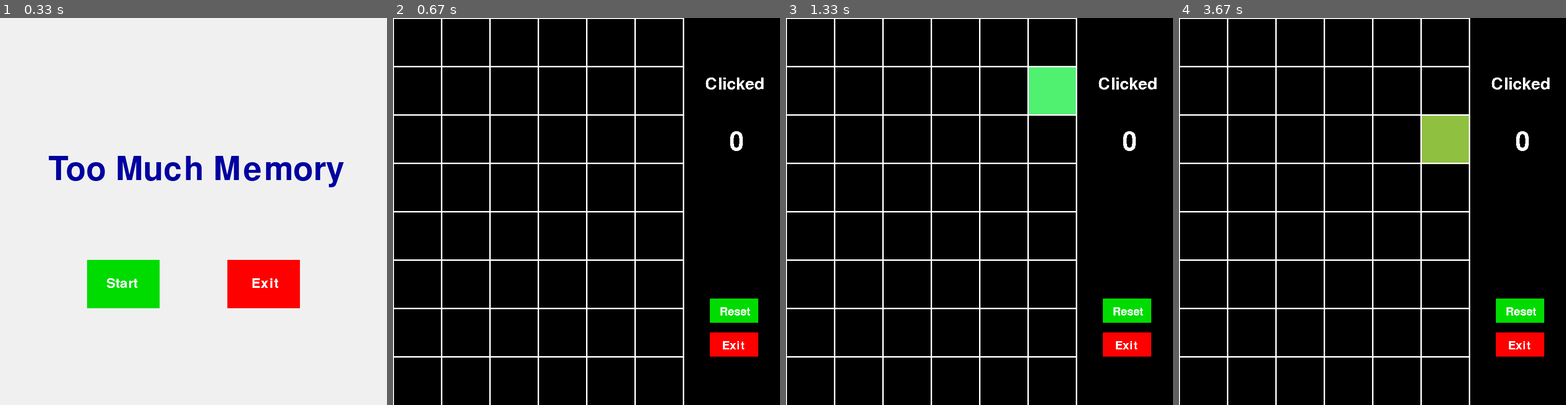
Above: before the commit, frames 1-4 (left to right).
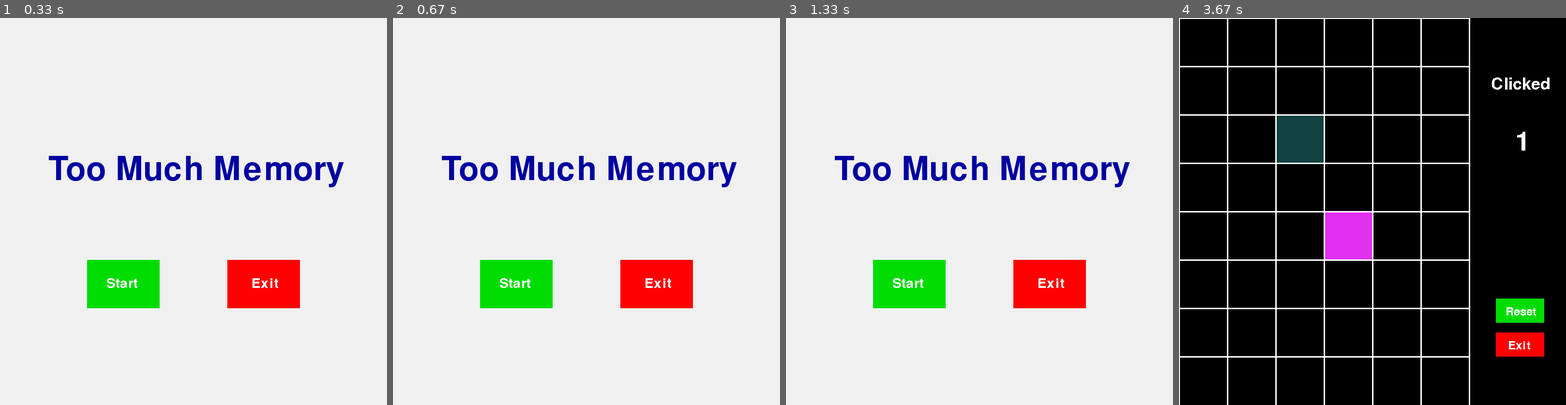
Above: after the commit, the same moments.

Repository: marttp/TooMuchMemory_Pygame
Game: pygame game, started from Main.py
The game is run twice, just before and just after one commit, with the same random seed, the same clock (stepped at 60 frames per second) and the same inputs.
Inputs (mouse positions are in pixels of both pictures, inside the frame that each line leads up to):
- Up to frame 1 (0.33 s): no input
- Up to frame 2 (0.67 s): click "Start" at 0.38 s
- Up to frame 3 (1.33 s): click (1037, 76) at 1.22 s
- Up to frame 4 (3.67 s): click (1271, 68) at 1.57 s; click (1233, 199) at 1.88 s; click (1372, 257) at 2.22 s; click (1318, 130) at 2.55 s; click (1507, 312) at 2.88 s; click (1453, 141) at 3.55 s

Frame 1 is identical in both runs. In frame 2, 95% of the frame differs, in the area x 0-100%, y 0-100%; in frame 3, 95%; in frame 4, 4.5%.

Commit message:
Mini project CSL 2/2018

Diff:
--- a/Main.py
+++ b/Main.py
@@ -1,21 +1,24 @@
-import pygame, sys
+import pygame, sys,time
 from pygame.locals import *
 
 pygame.init()
 pygame.font.init()
 pygame.display.set_caption("Too Much Memory")
-
 SCREENWIDTH = 800
 SCREENHEIGHT = 800
 SCREENSIZE = (SCREENWIDTH, SCREENHEIGHT)
 
 WHITE = (240, 240, 240)
+pygame.mixer.music.load('HarvestMoonTheme.wav')
+pygame.mixer.music.play(-1, 0.0)
+# print(pygame.mixer.music.get_volume())
+pygame.mixer.music.set_volume(0.55)
 
 windowSurface = pygame.display.set_mode(SCREENSIZE)
 
 while True:
     for event in pygame.event.get():
-        print(event)
+        #print(event)
         x, y = pygame.mouse.get_pos()
 
         if event.type == QUIT:  # or (x > 650 and x < 755 and y > 650 and y < 700):
@@ -23,6 +26,10 @@
             sys.exit()
 
         if event.type == MOUSEBUTTONDOWN:
+            soundObj = pygame.mixer.Sound('Click.wav')
+            soundObj.play()
+            time.sleep(1)
+            soundObj.stop()
 
             if 469 < x < 620 and 498 < y < 600:
                 pygame.quit()
@@ -49,5 +56,4 @@
     text2 = font2.render("Exit", 0, (255, 255, 255))
     textpos2 = text2.get_rect(x=520, y=535)
     windowSurface.blit(text2, textpos2)
-
     pygame.display.update()
--- a/TooMuchMemory.py
+++ b/TooMuchMemory.py
@@ -1,4 +1,4 @@
-import pygame, sys, random, grid_library
+import pygame, sys, random, grid_library,time
 from pygame.locals import *
 
 
@@ -16,6 +16,10 @@
     pygame.init()
     pygame.font.init()
     pygame.display.set_caption("Too Much Memory")
+    pygame.mixer.music.load('Taezou.wav')
+    pygame.mixer.music.play(-1, 0.0)
+    # print(pygame.mixer.music.get_volume())
+    pygame.mixer.music.set_volume(0.30)
     testrun = False
 
     SCREENWIDTH = 800
@@ -121,9 +125,17 @@
                         if square.rect.collidepoint(x, y):
                             square.viewable_trigger = True
                 elif 650 < x < 755 and 650 < y < 700:
+                    soundObj = pygame.mixer.Sound('Click.wav')
+                    soundObj.play()
+                    time.sleep(1)
+                    soundObj.stop()
                     pygame.quit()
                     sys.exit()
                 elif 650 < x < 755 and 580 < y < 630:
+                    soundObj = pygame.mixer.Sound('Click.wav')
+                    soundObj.play()
+                    time.sleep(1)
+                    soundObj.stop()
                     pygame.quit()
                     return
 
Not shown, added: Click.wav
Not shown, added: HarvestMoonTheme.wav
Not shown, added: Taezou.wav
